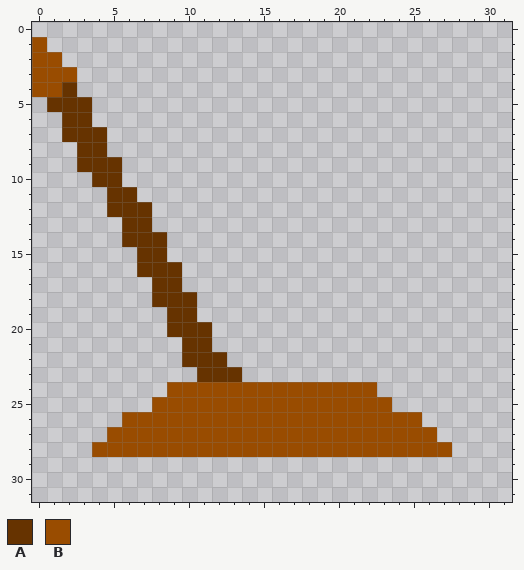
Pixel-art sprite, stored at Assets/Sprites/Props/Lever_1.png. Above: the version before the commit.
The file is 32x32 pixels. The old version is drawn lined up with the new one.
Palette (. is transparent): A #663300  B #994c00
Pixels before, first column x 0:
 1 B...........................
 2 BB..........................
 3 BBB.........................
 4 BBA.........................
 5 .AAA........................
 6 ..AA........................
 7 ..AAA.......................
 8 ...AA.......................
 9 ...AAA......................
10 ....AA......................
11 .....AA.....................
12 .....AAA....................
13 ......AA....................
14 ......AAA...................
15 .......AA...................
16 .......AAA..................
17 ........AA..................
18 ........AAA.................
19 .........AA.................
20 .........AAA................
21 ..........AA................
22 ..........AAA...............
23 ...........AAA..............
24 .........BBBBBBBBBBBBBB.....
25 ........BBBBBBBBBBBBBBBB....
26 ......BBBBBBBBBBBBBBBBBBBB..
27 .....BBBBBBBBBBBBBBBBBBBBBB.
28 ....BBBBBBBBBBBBBBBBBBBBBBBB
Now the later version:
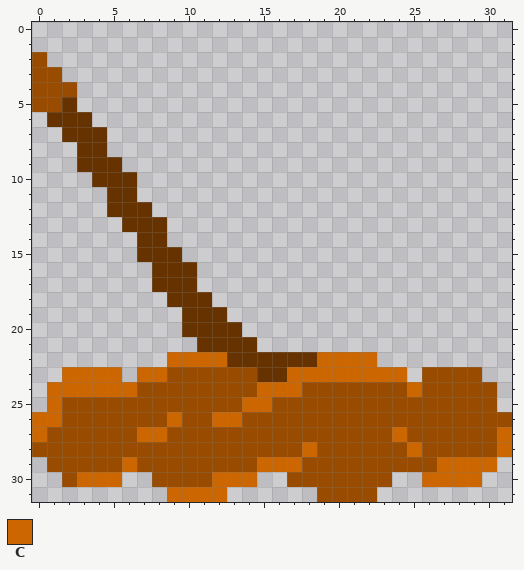
Colours new in this view: C #cc6600
Changes in this commit:
whole drawing moved by +0,-3 (the old picture is shown already moved)
Changed rows in their new state; - is an unchanged pixel.
first column x 0:
 1 .---
 2 -.--
 3 --.-
 4 --B-
 5 BB-.
 6 -A--
first column x 0:
10 ------A-------------------------
13 --------A-----------------------
14 ------.-------------------------
15 ---------A----------------------
16 -------.--A---------------------
17 ----------A---------------------
18 --------.--A--------------------
19 ---------.-AA-------------------
20 ---------.--AA------------------
21 ----------.-AAA-----------------
22 ---------CCCCAAAAAACCCC---------
23 --CCCC-CCBBBBBBAACCCCCCCC-BBBB--
24 -CCCCCCBB------CCC-----BBCBBBBB-
25 -CBBBBBB------CC--------BBBBBBB-
26 CCBBBB---C--CC------------BBBBBB
27 CBBBB--CC---------------C--BBBBC
28 BBBB--------------C------C--BBBC
29 -BBBBBCBBBBBBBBCCCBBBBBBBBBCCCC-
30 --BCCC--BBBBCCC--BBBBBBB--CCCC--
31 ---------CCCC------BBBB---------
